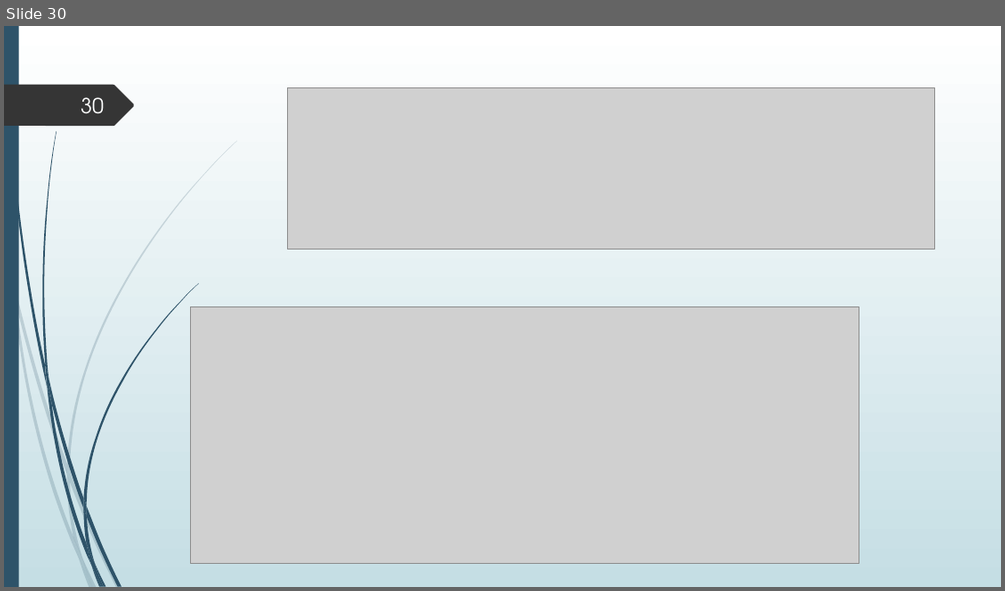
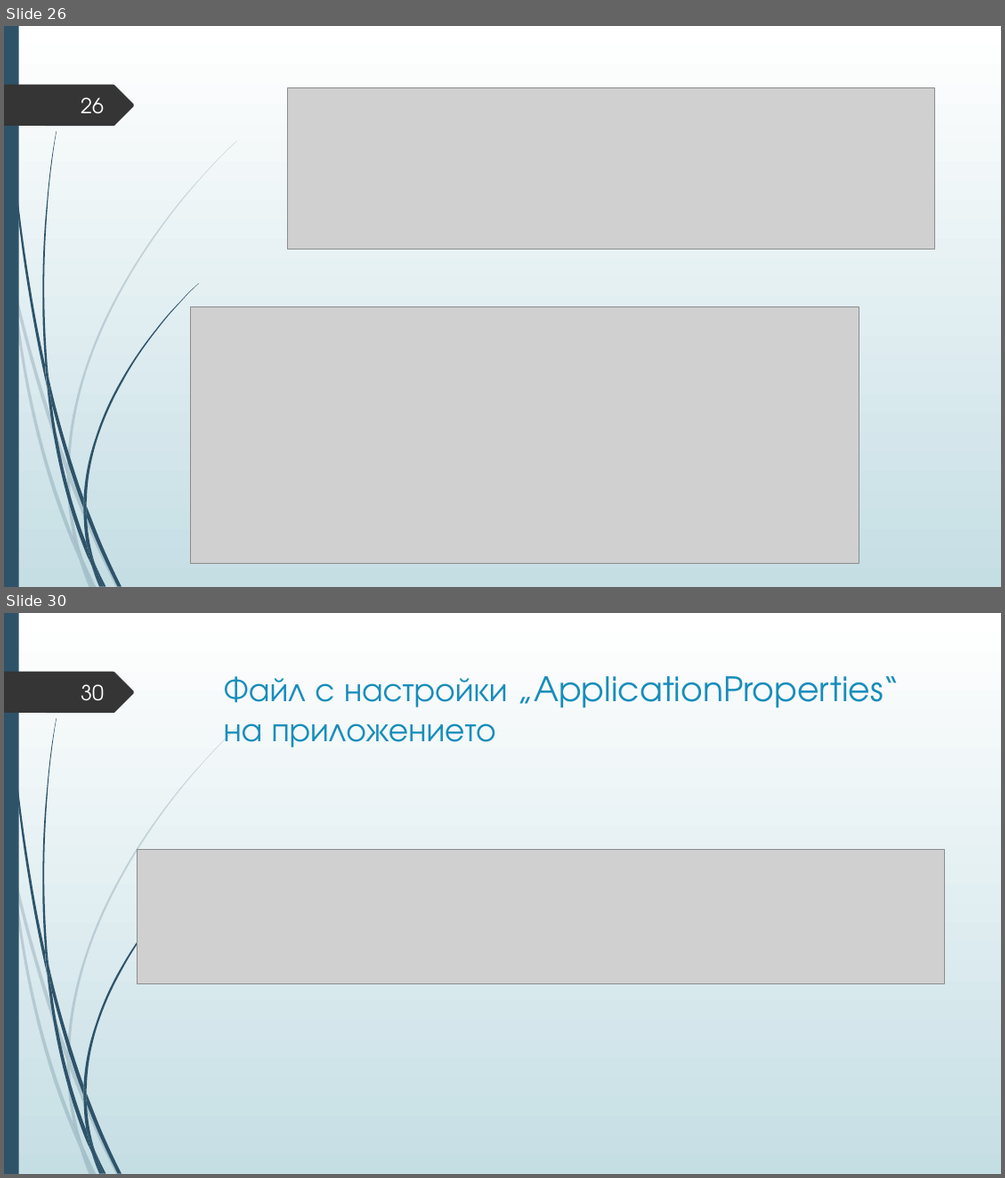
Before and after one commit to Izabel96/PlayingFieldReservations, a slide deck: Дипломна защита.pptx. Shown one above the other, each under a label of ours: slide 30 before the commit, slides 26 and 30 after it; the slides between them are not shown. The pictures are 1005x591 and 1005x1178 pixels, drawn with LibreOffice and Linux fonts; fonts in the diff are those of the drawing; grey boxes stand for pictures. Boxes give left, top, right and bottom in pixels: in the first picture for what was removed or moved away, otherwise in the second. Text is boxed around its words. In the diff, an @@ line names an element or a change of style, - is before the commit and + after.

```diff
--- a/Дипломна защита.pptx
+++ b/Дипломна защита.pptx
@@ slide 30 added at [4, 613, 1001, 1174], background gradient #FFFFFF to #C5DEE5; not listed: 24 template elements that a slide beside it also shows @@
@@ page number added at [81, 684, 104, 701], 20 pt, text #FEFFFF @@
+30
@@ title added at [224, 676, 900, 747], 32.4 pt, text #178DBB @@
+Файл с настройки „ApplicationProperties“ на приложението
@@ picture added at [138, 850, 945, 984] @@
@@ what was slide 30 is now slide 26 @@
@@ page number at [81, 97, 104, 114]: text changed @@
-30
+26
```
Also in this commit, not shown: 7 slides changed, 13 other slides added, 4 slides removed.
